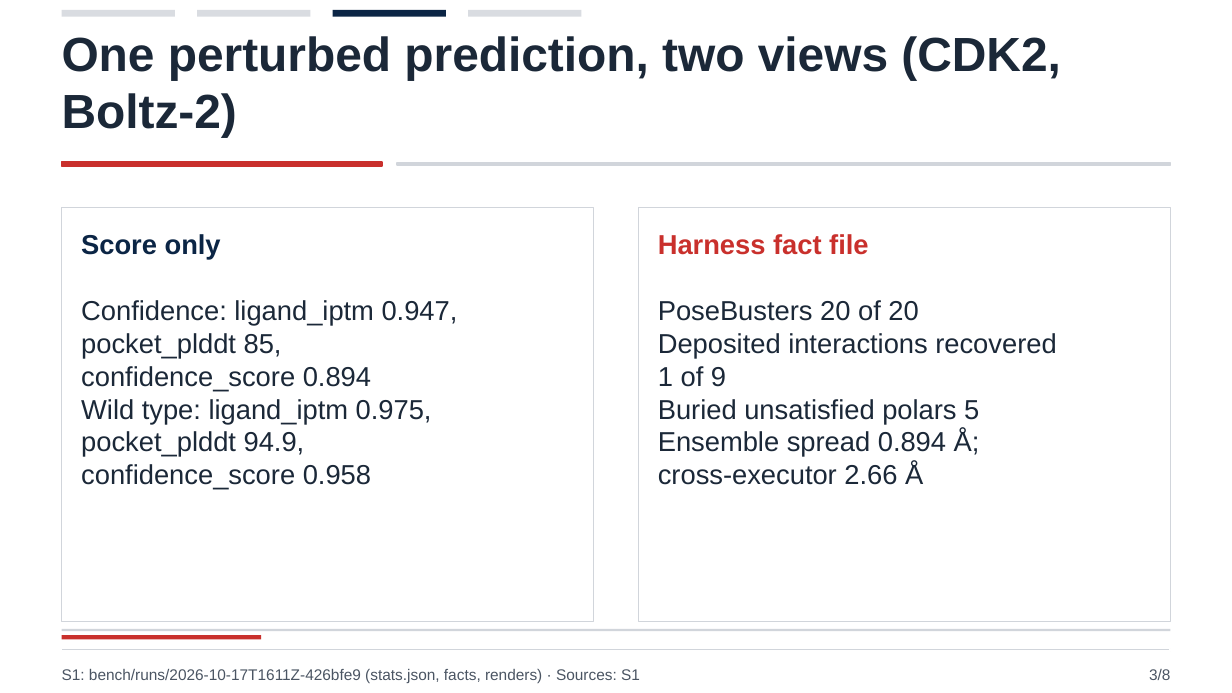
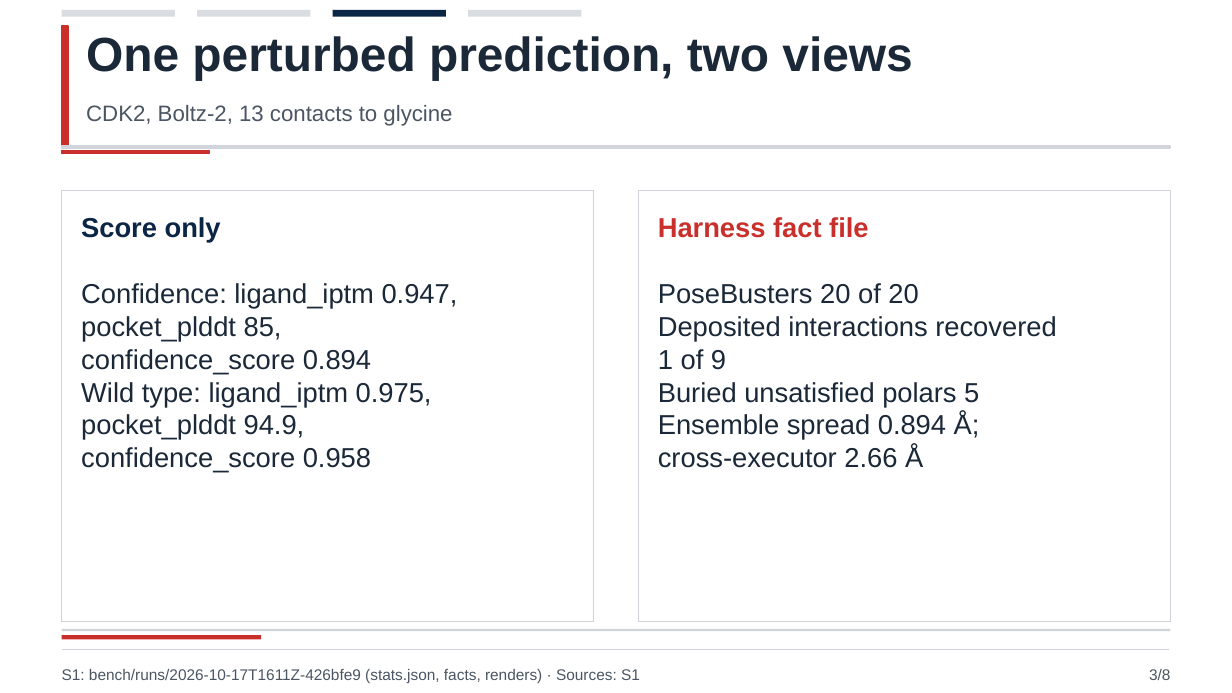
Before and after one commit to persistentepiphany/harness-hackathon, a slide deck: slide 3 of bench/runs/2026-10-17T1611Z-426bfe9/results/deck.pptx. Drawn at 1232x693 pixels with LibreOffice and Linux fonts; fonts in the diff are those of the drawing. Boxes give left, top, right and bottom in pixels: in the first picture for what was removed or moved away, otherwise in the second. Text is boxed around its words. In the diff, an @@ line names an element or a change of style, - is before the commit and + after.

```diff
--- a/bench/runs/2026-10-17T1611Z-426bfe9/results/deck.pptx
+++ b/bench/runs/2026-10-17T1611Z-426bfe9/results/deck.pptx
@@ rectangle added at [62,26,69,148], fill #C9302C, outline #C9302C 1 pt @@
@@ text at [86,36,912,80]: text changed @@
-One perturbed prediction, two views (CDK2,
-Boltz-2)
+One perturbed prediction, two views
@@ text added at [86,105,452,126], 13 pt, text #4B5563 @@
+CDK2, Boltz-2, 13 contacts to glycine
@@ rectangle: place and size @@
-rectangle at [397,164,1170,165]
+rectangle at [62,147,1170,148]
@@ rectangle: place and size @@
-rectangle at [62,161,382,165]
+rectangle at [62,150,209,154]
@@ rectangle: place and size @@
-rectangle at [62,208,594,622]
+rectangle at [62,191,594,622]
@@ rectangle: place and size @@
-rectangle at [638,208,1170,622]
+rectangle at [638,191,1170,622]
@@ 4 texts: place and size @@
-4 texts at [81,234,1056,490]
+4 texts at [81,217,1056,473]
```
Also in this commit, not shown: 5 other slides changed, 36 other files.
